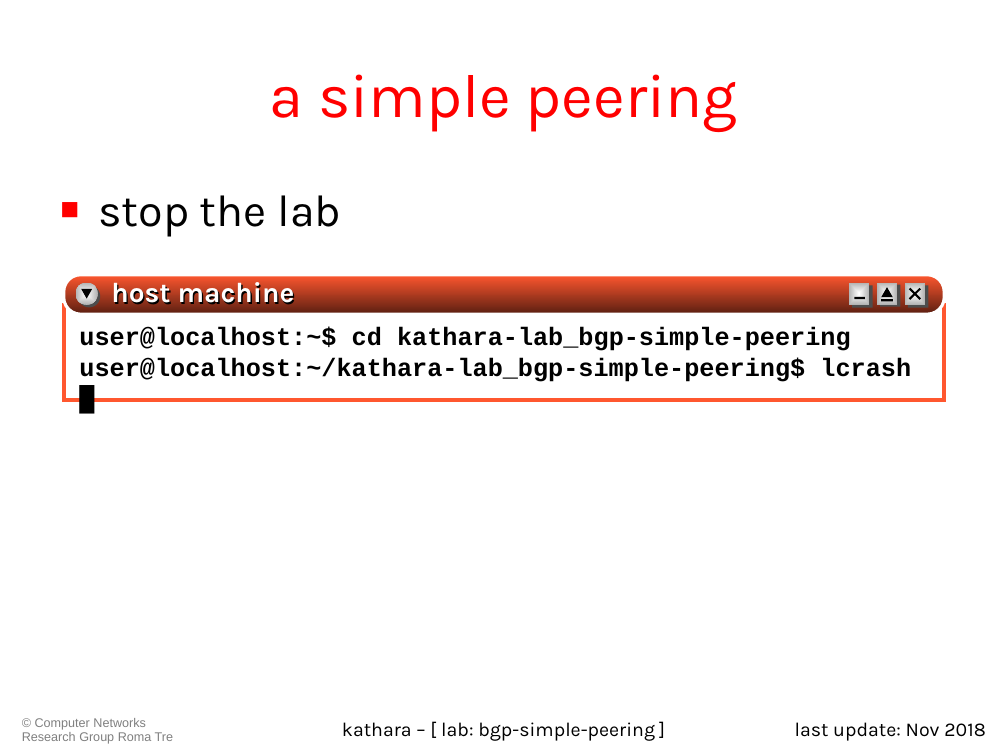
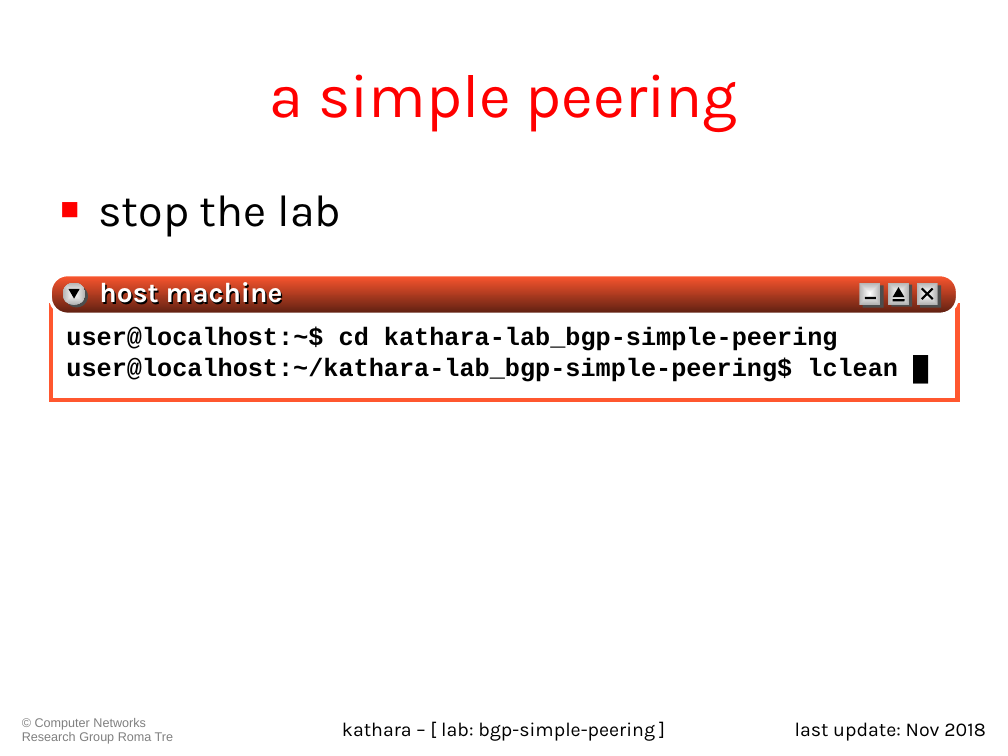
Before and after one commit to KatharaFramework/Kathara-Labs, a slide deck: slide 12 of Interdomain Routing/BGP Simple Peering/021-kathara-lab_bgp-simple-peering.ppt. Drawn at 1008x756 pixels with LibreOffice and Linux fonts; fonts in the diff are those of the drawing. Boxes give left, top, right and bottom in pixels: in the first picture for what was removed or moved away, otherwise in the second. Text is boxed around its words. In the diff, an @@ line names an element or a change of style, - is before the commit and + after.

Commit message:
Fixed some slides which still reports lcrash instead of lclean

```diff
--- a/Interdomain Routing/BGP Simple Peering/021-kathara-lab_bgp-simple-peering.ppt
+++ b/Interdomain Routing/BGP Simple Peering/021-kathara-lab_bgp-simple-peering.ppt
@@ rounded rectangle: place and size @@
-rounded rectangle at (64, 275, 944, 314)
+rounded rectangle at (50, 275, 958, 314)
@@ ellipse: place and size @@
-ellipse at (76, 282, 98, 304)
+ellipse at (62, 282, 86, 304)
@@ ellipse: place and size @@
-ellipse at (78, 285, 100, 307)
+ellipse at (66, 285, 89, 307)
@@ triangle: place and size @@
-triangle at (82, 289, 93, 299)
+triangle at (69, 289, 80, 299)
@@ text "host machine": place and size @@
-text "host machine" at (111, 277, 295, 310)
+text "host machine" at (99, 277, 283, 310)
@@ rectangle: place and size @@
-rectangle at (65, 304, 944, 400)
+rectangle at (50, 304, 957, 400)
@@ text "user@localhost:~$ cd kathara-lab_bgp-simple-peering": place and size @@
-text "user@localhost:~$ cd kathara-lab_bgp-simple-peering" at (79, 327, 911, 382)
+text "user@localhost:~$ cd kathara-lab_bgp-simple-peering" at (66, 327, 898, 382)
@@ 6 rectangles, 4 lines, 1 triangle: place and size @@
-6 rectangles, 4 lines, 1 triangle at (849, 282, 928, 307)
+6 rectangles, 4 lines, 1 triangle at (860, 282, 941, 307)
@@ text at (66, 357, 898, 382): text changed @@
-user@localhost:~/kathara-lab_bgp-simple-peering$ lcrash █
+user@localhost:~/kathara-lab_bgp-simple-peering$ lclean █
```
Also in this commit, not shown: 1 other slide changed, 10 other files.
